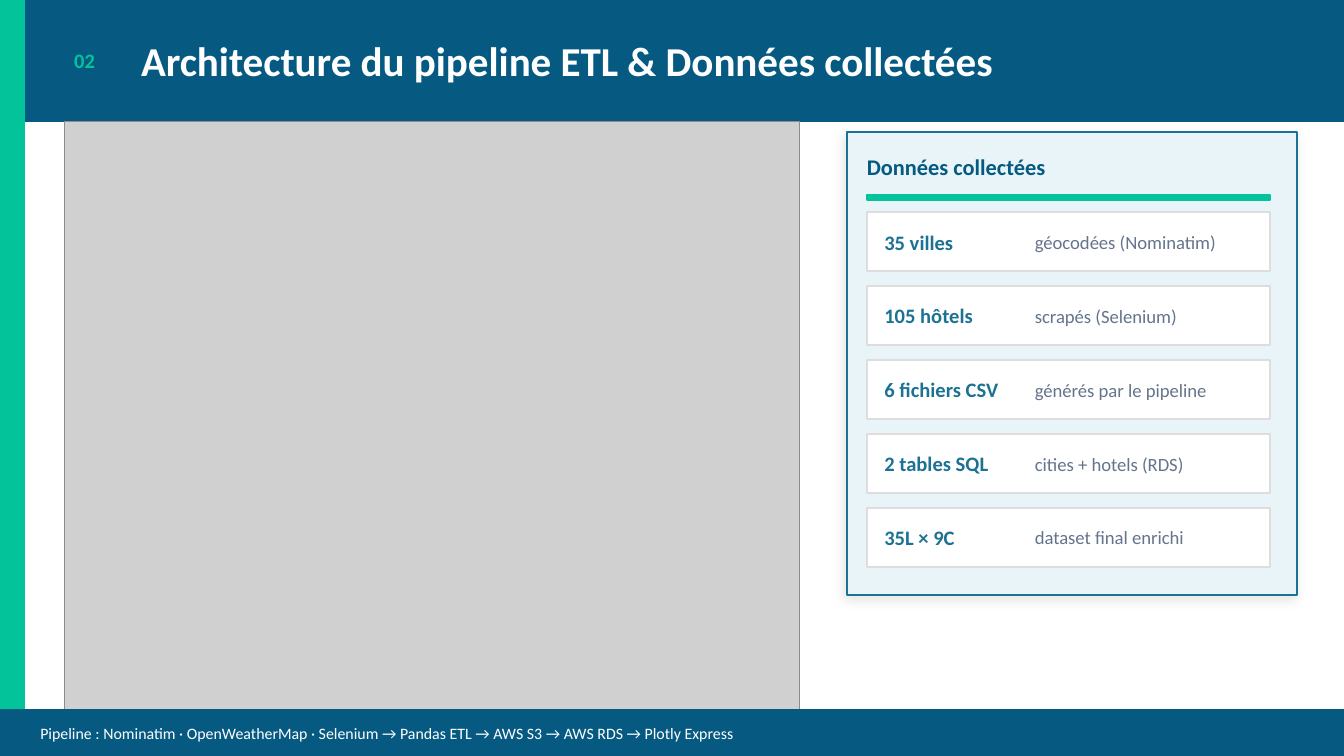
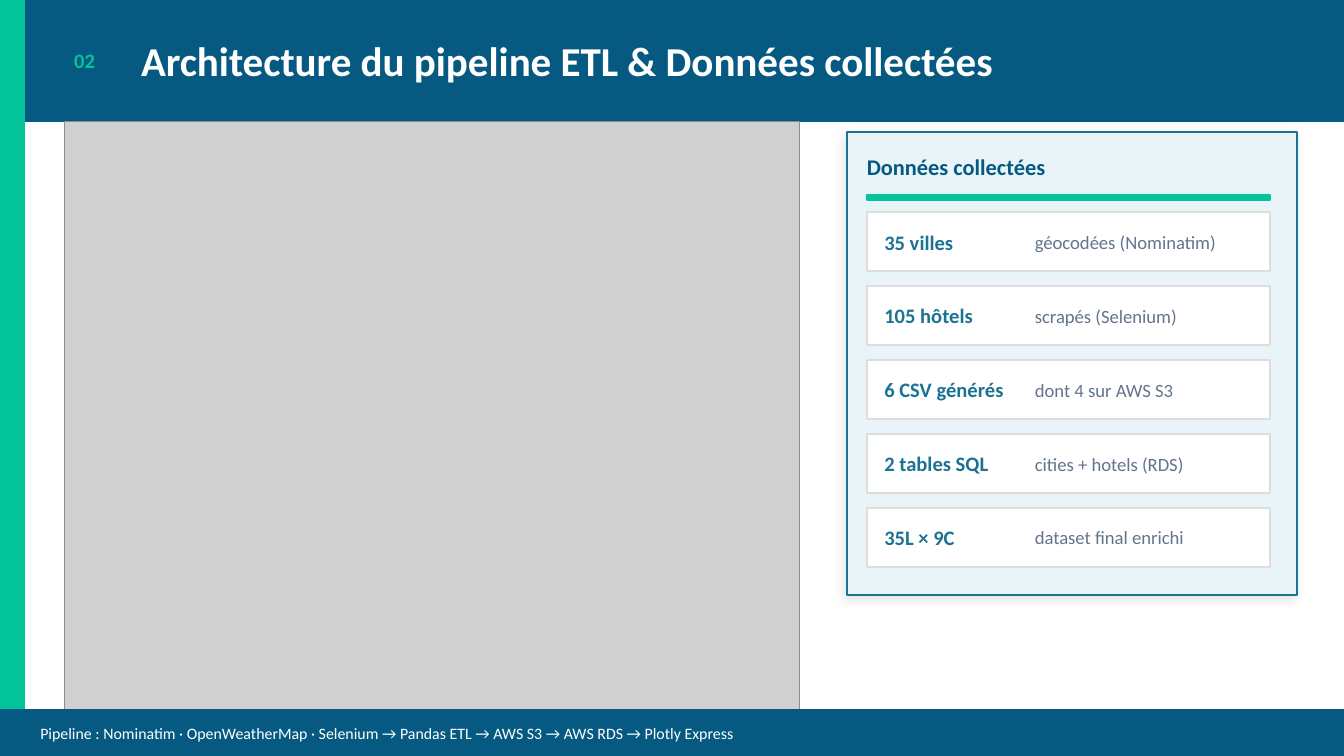
Before and after one commit to AichaFa/2-Projets-Fullstack, a slide deck: slide 2 of 1-Construire et gérer une infrastructure de données/Projet-Planifiez votre voyage avec Kayak/Kayak_Story_slides.pptx. Drawn at 1344x756 pixels with LibreOffice and Linux fonts; fonts in the diff are those of the drawing; grey boxes stand for pictures. Boxes give left, top, right and bottom in pixels: in the first picture for what was removed or moved away, otherwise in the second. Text is boxed around its words. In the diff, an @@ line names an element or a change of style, - is before the commit and + after.

Commit message:
Mise à jour Kayak : modifications et suppressions de fichiers

```diff
--- a/1-Construire et gérer une infrastructure de données/Projet-Planifiez votre voyage avec Kayak/Kayak_Story_slides.pptx
+++ b/1-Construire et gérer une infrastructure de données/Projet-Planifiez votre voyage avec Kayak/Kayak_Story_slides.pptx
@@ text at (884,383,1004,401): text changed @@
-6 fichiers CSV
+6 CSV générés
@@ text at (1035,384,1173,397): text changed @@
-générés par le pipeline
+dont 4 sur AWS S3
```
Also in this commit, not shown: 3 other slides changed, 2 other files.
